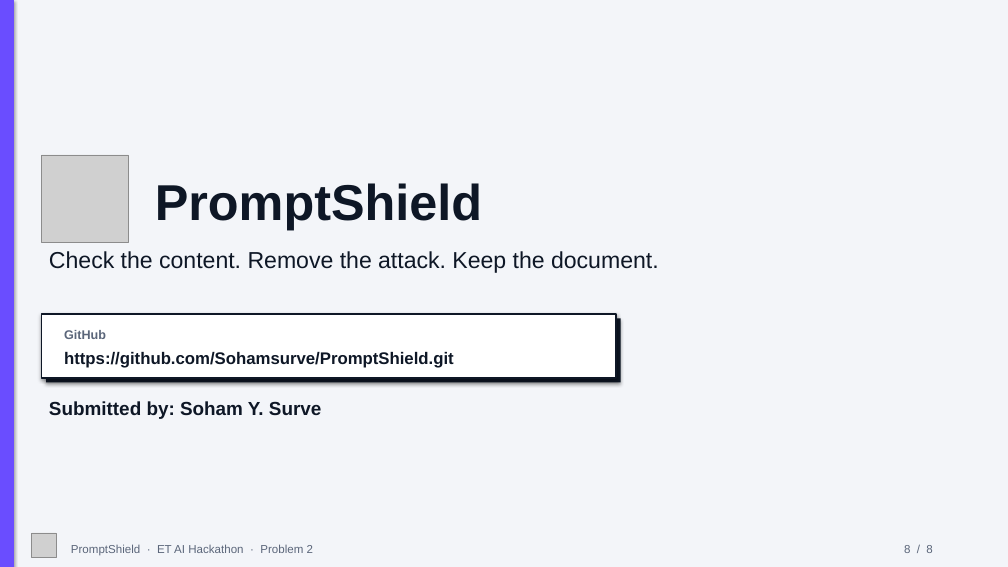
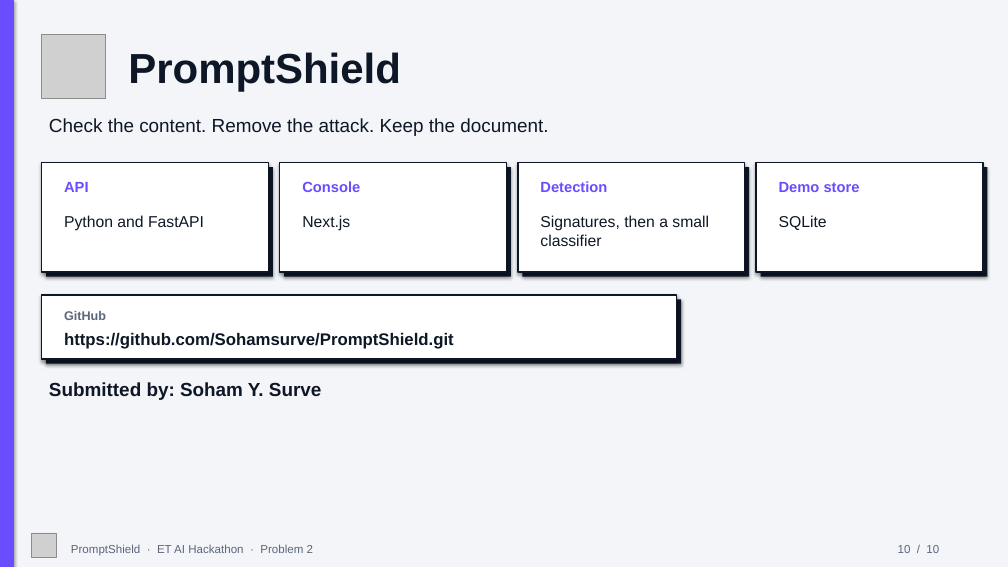
Before and after one commit to Sohamsurve/PromptShield, a slide deck: slide 10 of docs/pitch/PromptShield_pitch.pptx (slide 8 before the commit). Drawn at 1008x567 pixels with LibreOffice and Linux fonts; fonts in the diff are those of the drawing; grey boxes stand for pictures. Boxes give left, top, right and bottom in pixels: in the first picture for what was removed or moved away, otherwise in the second. Text is boxed around its words. In the diff, an @@ line names an element or a change of style, - is before the commit and + after.

Commit message:
Enhance README and documentation for improved clarity and usability. Updated contents to include repository overview, installation instructions, dependencies, and architecture details. Added environment setup guidelines and clarified API documentation links. Adjusted pitch materials to align with demo requirements and removed outdated content. Updated progress documentation to reflect recent changes.

```diff
--- a/docs/pitch/PromptShield_pitch.pptx
+++ b/docs/pitch/PromptShield_pitch.pptx
@@ picture resized from (x1=42, y1=155, x2=129, y2=242) to (x1=42, y1=34, x2=106, y2=98) @@
@@ text "PromptShield" moved from (x1=155, y1=183, x2=482, y2=230) to (x1=128, y1=52, x2=401, y2=91) @@
@@ text "PromptShield" at (x1=128, y1=52, x2=401, y2=91): size 48 to 40 pt @@
@@ text "Check the content. Remove the ..." moved from (x1=49, y1=251, x2=659, y2=273) to (x1=49, y1=118, x2=548, y2=136) @@
@@ text "Check the content. Remove the ..." at (x1=49, y1=118, x2=548, y2=136): size 22 to 18 pt @@
@@ rectangle added at (x1=42, y1=163, x2=268, y2=272), fill #FFFFFF, outline #0E1726 1.5 pt @@
@@ rectangle added at (x1=46, y1=167, x2=273, y2=277), fill #0E1726 @@
@@ rectangle added at (x1=280, y1=163, x2=507, y2=272), fill #FFFFFF, outline #0E1726 1.5 pt @@
@@ rectangle added at (x1=284, y1=167, x2=511, y2=277), fill #0E1726 @@
@@ rectangle added at (x1=518, y1=163, x2=745, y2=272), fill #FFFFFF, outline #0E1726 1.5 pt @@
@@ rectangle added at (x1=523, y1=167, x2=749, y2=277), fill #0E1726 @@
@@ rectangle added at (x1=756, y1=163, x2=983, y2=272), fill #FFFFFF, outline #0E1726 1.5 pt @@
@@ rectangle added at (x1=761, y1=167, x2=988, y2=277), fill #0E1726 @@
@@ text added at (x1=64, y1=182, x2=89, y2=192), 14 pt, text #6A4DFF, bold @@
+API
@@ text added at (x1=302, y1=181, x2=360, y2=192), 14 pt, text #6A4DFF, bold @@
+Console
@@ text added at (x1=540, y1=181, x2=607, y2=192), 14 pt, text #6A4DFF, bold @@
+Detection
@@ text added at (x1=779, y1=182, x2=860, y2=192), 14 pt, text #6A4DFF, bold @@
+Demo store
@@ text added at (x1=64, y1=215, x2=204, y2=231), 15 pt, text #0E1726 @@
+Python and FastAPI
@@ text added at (x1=302, y1=215, x2=350, y2=231), 15 pt, text #0E1726 @@
+Next.js
@@ text added at (x1=540, y1=215, x2=709, y2=246), 15 pt, text #0E1726 @@
+Signatures, then a small classifier
@@ text added at (x1=779, y1=215, x2=827, y2=230), 15 pt, text #0E1726 @@
+SQLite
@@ rectangle resized from (x1=42, y1=314, x2=616, y2=378) to (x1=42, y1=295, x2=677, y2=359) @@
@@ rectangle resized from (x1=46, y1=318, x2=621, y2=383) to (x1=46, y1=299, x2=681, y2=364) @@
@@ text "GitHub" moved from (x1=64, y1=330, x2=106, y2=339) to (x1=64, y1=311, x2=106, y2=320) @@
@@ text "https://github.com/Sohamsurve/PromptShield.git" moved from (x1=64, y1=352, x2=454, y2=368) to (x1=64, y1=333, x2=454, y2=349) @@
@@ text "Submitted by: Soham Y. Surve" moved from (x1=49, y1=401, x2=322, y2=419) to (x1=49, y1=382, x2=322, y2=400) @@
@@ text at (x1=898, y1=545, x2=939, y2=553): text changed @@
-8 / 8
+10 / 10
```
Also in this commit, not shown: 6 other slides changed, 3 slides added, 1 slide removed, 5 other files.
